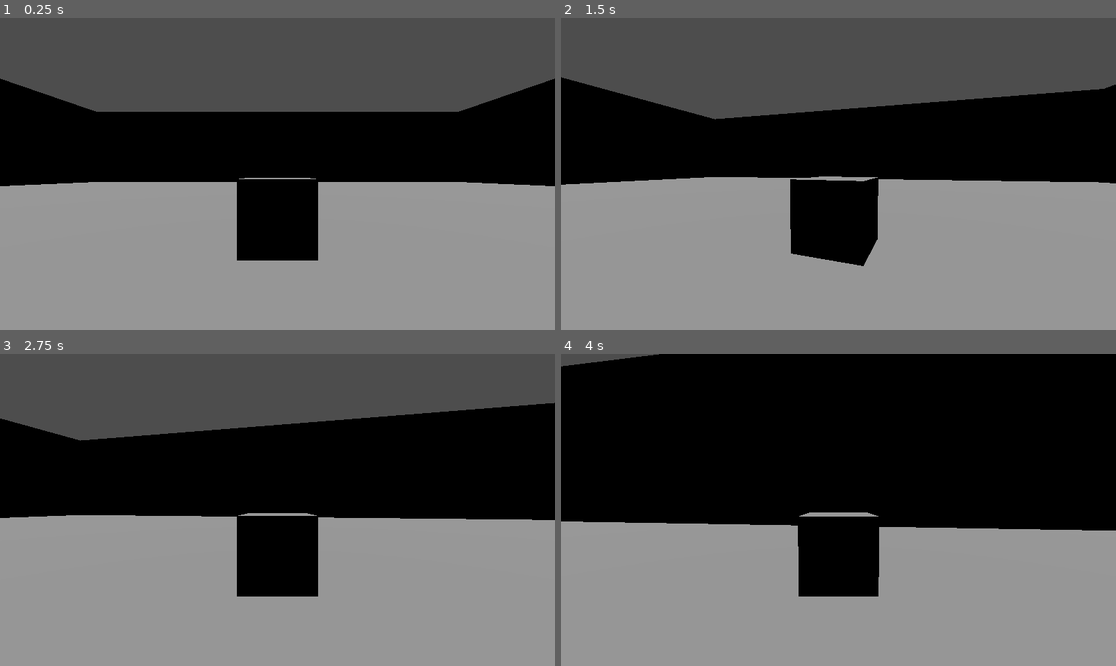
Above: before the commit, frames 1-4 (two rows, left to right).
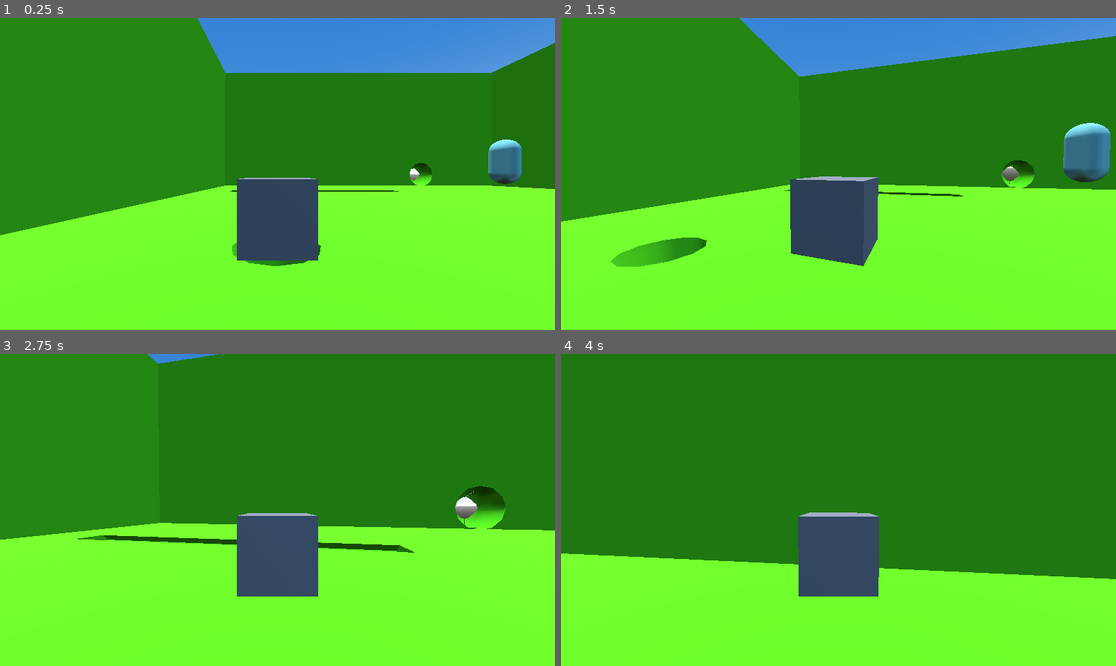
Above: after the commit, the same moments.

Repository: IMKarhu/GMTK2024
Game: Godot game, scene res://scenes/Playables/Level1.tscn
The game is run twice, just before and just after one commit, with the same random seed, the same clock (stepped at 60 frames per second) and the same inputs. Before the commit the project starts from res://scenes/Playables/MyScene.tscn.
Inputs (mouse positions are in pixels of both pictures, inside the frame that each line leads up to):
- Up to frame 1 (0.25 s): no input
- Up to frame 2 (1.5 s): move the mouse to (960, 158) at 0.52 s; hold D (move_right) 0.53-1.28 s; hold F (changeForm, bound only before the commit) 0.53-1.28 s; click (960, 158) at 0.67 s; tap Space (jump) at 0.77 s; move the mouse to (810, 174) at 1.27 s; hold W (move_forward) from 1.28 s (still down); tap F (changeForm, bound only before the commit) at 1.35 s
- Up to frame 3 (2.75 s): keep holding W (move_forward); tap Space (jump) at 1.52 s; move the mouse to (288, 503) at 2.02 s; hold E (interact) from 2.03 s (still down); tap F (changeForm, bound only before the commit) at 2.3 s
- Up to frame 4 (4 s): keep holding W (move_forward); move the mouse to (832, 516) at 2.77 s; release E (interact) at 2.78 s; tap F (changeForm, bound only before the commit) at 2.85 s; tap Space (jump) at 3.02, 3.77 s; move the mouse to (877, 513) at 3.52 s; hold F (changeForm, bound only before the commit) from 3.53 s (still down)

The runs differ from the first frame. In frame 1, 100% of the frame differs, in the area x 0-100%, y 0-100%; in frame 2, 100%; in frame 3, 100%; in frame 4, 100%.

Commit message:
Refactor Interact

Diff:
--- a/OnlyDown/project.godot
+++ b/OnlyDown/project.godot
@@ -11,7 +11,7 @@
 [application]
 
 config/name="Gmtk 2024"
-run/main_scene="res://scenes/Playables/MyScene.tscn"
+run/main_scene="res://scenes/Playables/Level1.tscn"
 config/features=PackedStringArray("4.2", "Forward Plus")
 config/icon="res://icon.svg"
 
@@ -90,11 +90,6 @@
 "events": [Object(InputEventKey,"resource_local_to_scene":false,"resource_name":"","device":-1,"window_id":0,"alt_pressed":false,"shift_pressed":false,"ctrl_pressed":false,"meta_pressed":false,"pressed":false,"keycode":0,"physical_keycode":32,"key_label":0,"unicode":32,"echo":false,"script":null)
 ]
 }
-changeForm={
-"deadzone": 0.5,
-"events": [Object(InputEventKey,"resource_local_to_scene":false,"resource_name":"","device":-1,"window_id":0,"alt_pressed":false,"shift_pressed":false,"ctrl_pressed":false,"meta_pressed":false,"pressed":false,"keycode":0,"physical_keycode":70,"key_label":0,"unicode":102,"echo":false,"script":null)
-]
-}
 
 [layer_names]
 
--- /dev/null
+++ b/OnlyDown/scenes/LevelManager.tscn
@@ -0,0 +1,29 @@
+[gd_scene load_steps=5 format=3 uid="uid://0oqd8n63li8q"]
+
+[ext_resource type="PackedScene" uid="uid://dod4nl3a82nxr" path="res://scenes/Playables/Level1.tscn" id="2_ww36j"]
+[ext_resource type="PackedScene" uid="uid://b4ri1tn737d6c" path="res://scenes/Playables/MyScene.tscn" id="3_gke11"]
+[ext_resource type="PackedScene" uid="uid://bukx2nu06olxv" path="res://scenes/Playables/SimpleScene.tscn" id="4_g7hv2"]
+
+[sub_resource type="GDScript" id="GDScript_6ofmt"]
+script/source = "extends Node
+class_name LevelManager
+
+@export var scenes: Array[PackedScene] = []
+
+var current_index: int = 0
+
+# Called when the node enters the scene tree for the first time.
+func _ready():
+	if scenes.size() > 0:
+		mesh = meshes[current_index]
+	pass # Replace with function body.
+
+
+# Called every frame. 'delta' is the elapsed time since the previous frame.
+func _process(delta):
+	pass
+"
+
+[node name="LevelManager" type="Area3D"]
+script = SubResource("GDScript_6ofmt")
+scenes = Array[PackedScene]([ExtResource("2_ww36j"), ExtResource("3_gke11"), ExtResource("4_g7hv2")])
--- a/OnlyDown/scenes/Playables/Level1.tscn
+++ b/OnlyDown/scenes/Playables/Level1.tscn
@@ -25,7 +25,7 @@
 size = Vector3(0.263184, 0.166382, 1)
 
 [node name="Hole" type="CSGSphere3D" parent="CSGCombiner3D/Floor"]
-transform = Transform3D(0.0299999, 4.23594e-05, -8.43646e-05, -0.000107367, 17.945, 0.00210599, 8.43695e-05, -0.000787216, 0.0299998, 0.180717, -2.73021, -0.0766707)
+transform = Transform3D(0.0329997, 0.0707205, -9.28013e-05, -0.000118102, 19.7599, 1.44781e-06, 9.28059e-05, -0.00066805, 0.0329999, 0.180724, 0.367266, -0.0768066)
 operation = 2
 
 [node name="Back" type="CSGBox3D" parent="CSGCombiner3D"]
--- a/OnlyDown/scenes/Player.tscn
+++ b/OnlyDown/scenes/Player.tscn
@@ -13,18 +13,15 @@
 collision_layer = 2
 script = ExtResource("1_t77la")
 
-[node name="Mesh" type="MeshInstance3D" parent="."]
-mesh = SubResource("BoxMesh_11skt")
+[node name="Mesh" type="MeshInstance3D" parent="." node_paths=PackedStringArray("collision_shape")]
+mesh = SubResource("BoxMesh_smm4i")
+script = ExtResource("3_sj8gh")
+collision_shape = NodePath("../Collision")
 
 [node name="Collision" type="CollisionShape3D" parent="."]
 shape = SubResource("BoxShape3D_8daik")
 
 [node name="Controllers" type="Node" parent="."]
-
-[node name="MeshController" type="Node" parent="Controllers" node_paths=PackedStringArray("collision_shape", "mesh_instance") groups=["meshcontroller"]]
-script = ExtResource("3_sj8gh")
-collision_shape = NodePath("../../Collision")
-mesh_instance = NodePath("../../Mesh")
 
 [node name="MovementController" type="Node" parent="Controllers" node_paths=PackedStringArray("m_player", "m_mesh")]
 script = ExtResource("2_vkd70")
--- a/OnlyDown/src/Interactable.gd
+++ b/OnlyDown/src/Interactable.gd
@@ -1,7 +1,8 @@
 extends Node3D
 
 @onready var interaction_area: InteractionArea = $InteractionArea
-@onready var mesh_controller = get_tree().get_first_node_in_group("meshcontroller")
+@onready var player = get_tree().get_first_node_in_group("player")
+@onready var mesh_instace = $Mesh
 
 @export var mesh: Mesh
 
@@ -23,4 +24,8 @@
 
 # TODO: make it so it falls on the ground and loses ability to interact??
 func _on_interact():
-	mesh_controller.change_to_mesh(mesh)
+	var player_mesh_instance = player.get_child(0)
+	var player_mesh = player_mesh_instance.mesh
+	player_mesh_instance.change_mesh(mesh)
+	mesh_instace.mesh = player_mesh
+	mesh = player_mesh
--- a/OnlyDown/src/MeshController.gd
+++ b/OnlyDown/src/MeshController.gd
@@ -1,73 +1,12 @@
-extends Node
+extends MeshInstance3D
 class_name MeshController
 
 @export var collision_shape: CollisionShape3D
-@export var mesh_instance: MeshInstance3D
-@onready var flagPacked = preload("res://scenes/Inteactable.tscn")
-var meshes: Array[Mesh] = []
-
-func _input(event):
-	if event.is_action_pressed("changeForm"):
-		if meshes.size() > 1:
-			toggle_mesh()
-
-func _ready():
-	meshes.push_back(mesh_instance.mesh)
-
-# Function to toggle between meshes
-func toggle_mesh():
-	# Check if currentMesh should be swapped with mesh2
-	if mesh_instance.mesh == meshes[0]:
-		change_mesh(meshes[1])
-	else:
-		change_mesh(meshes[0])
 
 # Function to change the mesh and spawn the old one if necessary
 func change_mesh(new_mesh: Mesh) -> void:
-	mesh_instance.mesh = new_mesh
+	mesh = new_mesh
 	update_collision_shape(new_mesh)
-
-func remove_numeric_suffix(mesh_name: String) -> String:
-	# Find the position of the '#' character
-	var index = mesh_name.find("#")
-	# If found, return the substring before it; otherwise, return the original name
-	if index != -1:
-		return mesh_name.substr(0, index)
-	return mesh_name
-
-func resolveNames(new_mesh: Mesh, current: Mesh, oldMesh: Mesh = null) -> bool:
-	var new_name = remove_numeric_suffix(new_mesh.to_string())
-	var current_name = remove_numeric_suffix(current.to_string())
-	var mesh2_name = ''
-	if oldMesh != null:
-		mesh2_name = remove_numeric_suffix(oldMesh.to_string())
-		#spawn_oldMesh(current)
-	# Avoid changing to the same mesh
-	if new_name == current_name or new_name == mesh2_name:
-		print("Trying to change to the same mesh")
-		return false
-	return true
-
-# Function to change to a specific mesh, avoiding duplicates
-func change_to_mesh(new_mesh: Mesh) -> void:
-	if meshes.size() == 1:
-		if not resolveNames(new_mesh, meshes[0]):
-			return
-		meshes.push_back(new_mesh)
-	else:
-		resolveNames(new_mesh, meshes[0], meshes[1])
-		#meshes[1] = new_mesh
-	# Perform the mesh change, update states correctly
-	change_mesh(new_mesh)
-
-# @TODO: Make it so it spawns the old mesh to the scene
-func spawn_oldMesh(oldMesh: Mesh) -> void:
-	var flag = flagPacked.instantiate()
-	flag.mesh = oldMesh
-	var newPos = Vector3(self.global_position.x, self.global_position.y, self.global_position.z - 1)
-	flag.set_position(newPos)
-	flag.scale = Vector3(0.5, 0.5, 0.5)
-	get_tree().get_root().add_child(flag)
 
 # @TODO: For now this only works with simple shapes need to modify this later if time
 func update_collision_shape(new_mesh: Mesh) -> void:
@@ -88,4 +27,4 @@
 		new_shape.height = (new_mesh as CylinderMesh).height
 	if new_shape:
 		collision_shape.shape = new_shape
-	#print(collision_shape.shape)extends Node
+	#print(collision_shape.shape)
Not shown: 1 places in OnlyDown/scenes/Player.tscn that only renumber resources
